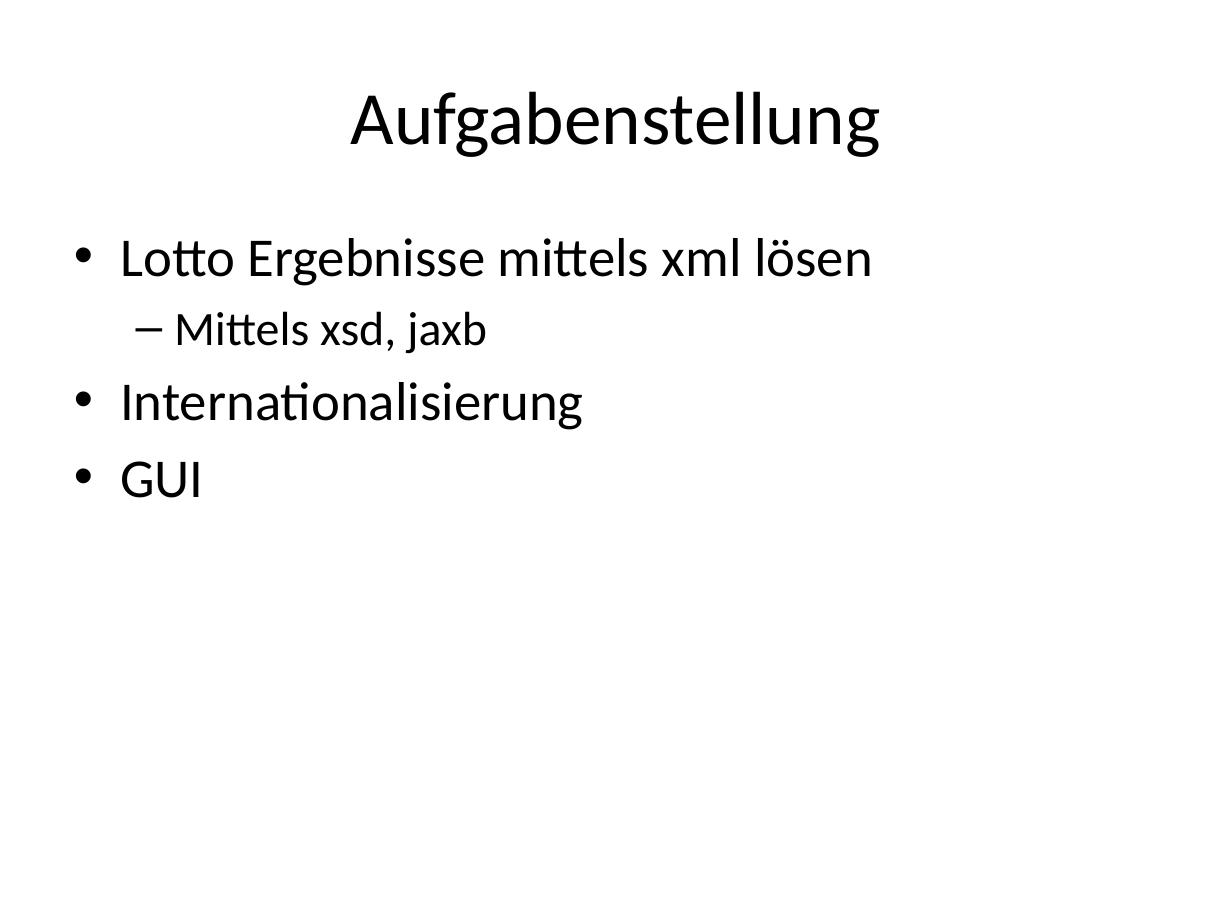
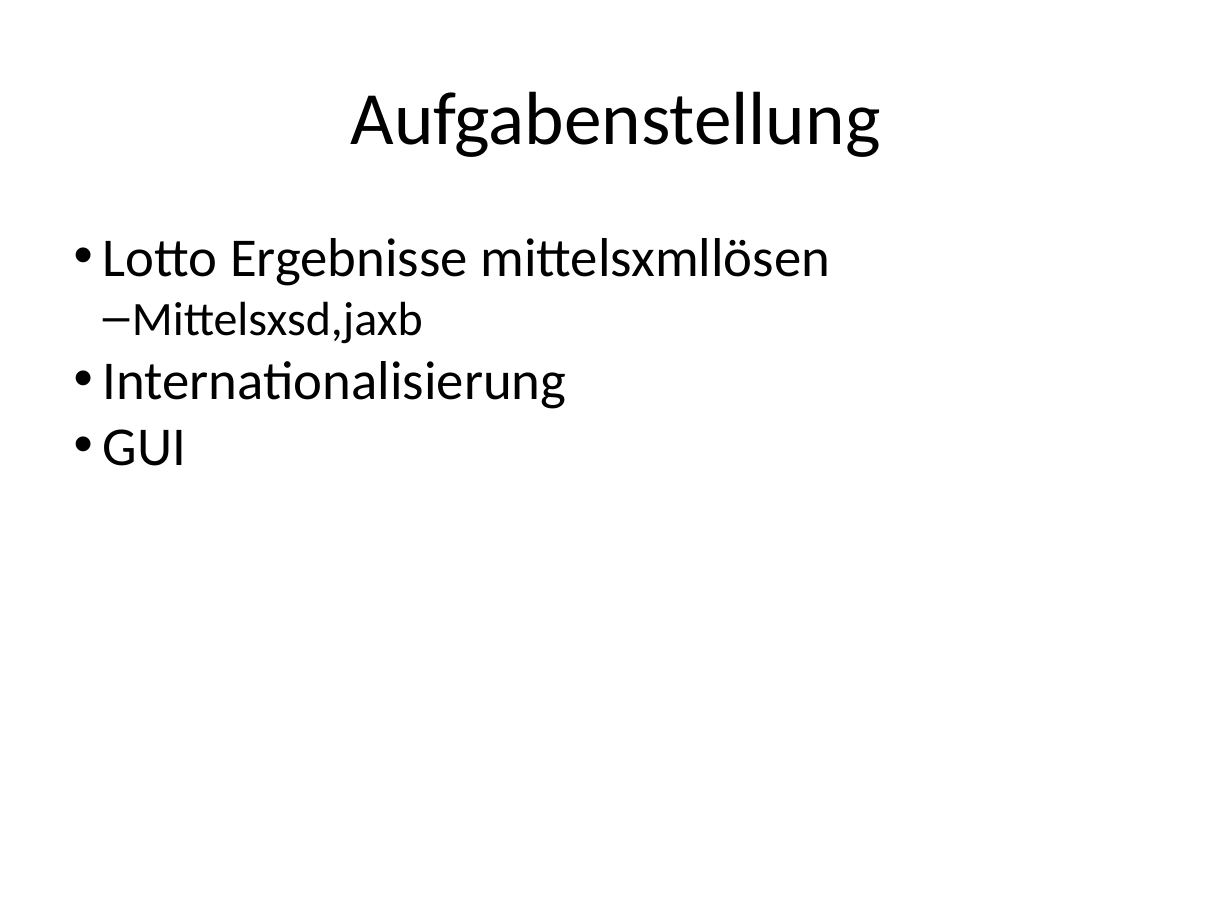
Before and after one commit to Wh0l3/Lotto, a slide deck: slide 3 of Lotto Validierung.pptx. Drawn at 1232x924 pixels with LibreOffice and Linux fonts; fonts in the diff are those of the drawing. Boxes give left, top, right and bottom in pixels: in the first picture for what was removed or moved away, otherwise in the second. Text is boxed around its words. In the diff, an @@ line names an element or a change of style, - is before the commit and + after.

```diff
--- a/Lotto Validierung.pptx
+++ b/Lotto Validierung.pptx
@@ text at box(103, 238, 830, 344): text changed @@
-• Lotto Ergebnisse mittels xml lösen
-  – Mittels xsd, jaxb
+• Lotto Ergebnisse mittelsxmllösen
+  – Mittelsxsd,jaxb
@@ text at box(103, 361, 566, 466): indent changed; less space between paragraphs @@
```
Also in this commit, not shown: 7 other slides changed, 2 slides added, 8 other files.
